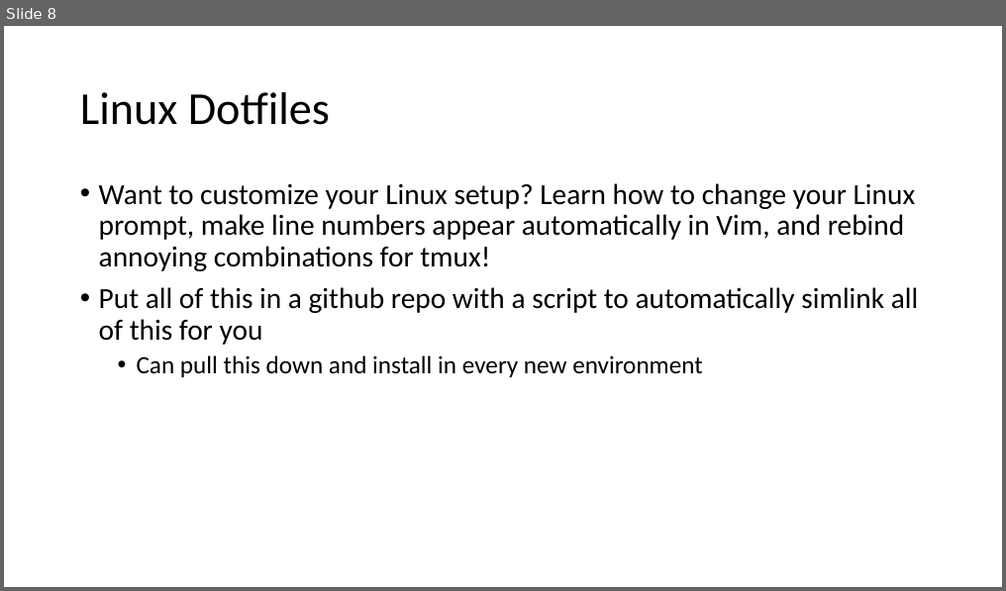
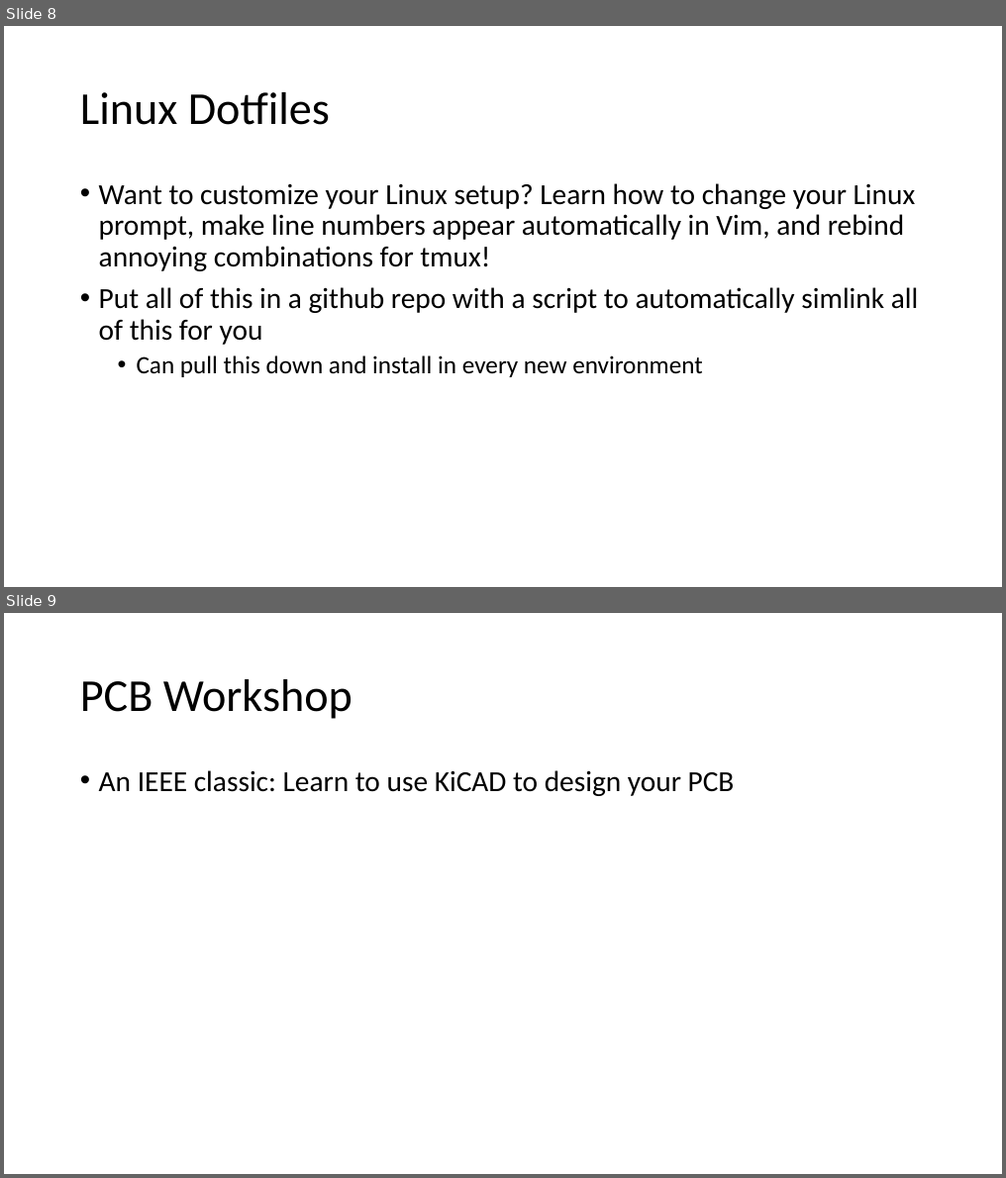
Before and after one commit to ieee-uci/IEEE_Python_Workshop, a slide deck: IEEE Python Workshop.pptx. Shown one above the other, each under a label of ours: slide 8 before the commit, slides 8 and 9 after it. The pictures are 1006x591 and 1006x1178 pixels, drawn with LibreOffice and Linux fonts; fonts in the diff are those of the drawing. Boxes give left, top, right and bottom in pixels: in the first picture for what was removed or moved away, otherwise in the second. Text is boxed around its words. In the diff, an @@ line names an element or a change of style, - is before the commit and + after.

```diff
--- a/IEEE Python Workshop.pptx
+++ b/IEEE Python Workshop.pptx
@@ slide 9 added at box(4, 613, 1002, 1174), background #FFFFFF @@
@@ title added at box(80, 679, 352, 719), 44 pt, text #000000 @@
+PCB Workshop
@@ text added at box(99, 770, 735, 796), 28 pt, text #000000 @@
+• An IEEE classic: Learn to use KiCAD to design your PCB
```
Also in this commit, not shown: 1 other slide added, 2 slides removed, 1 other file.
